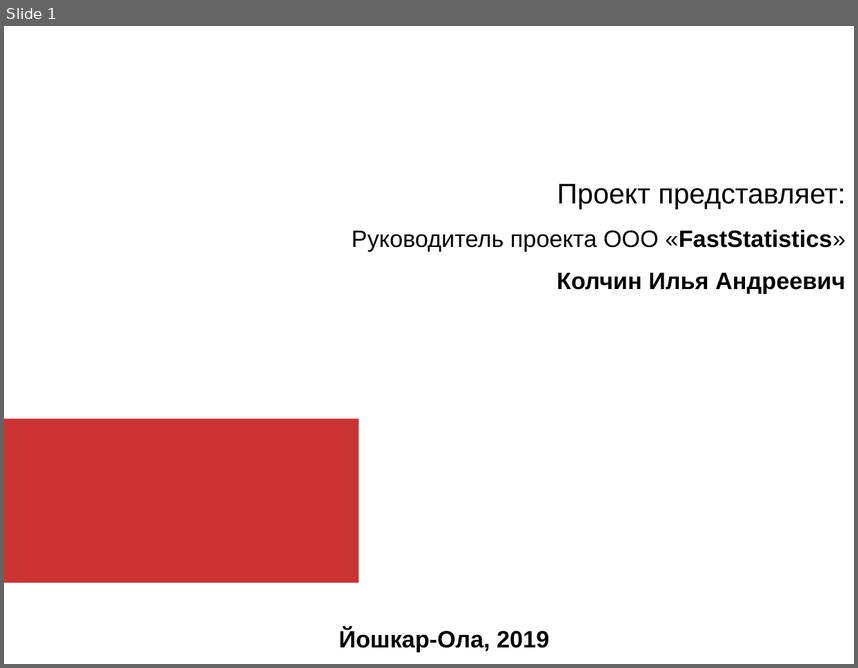
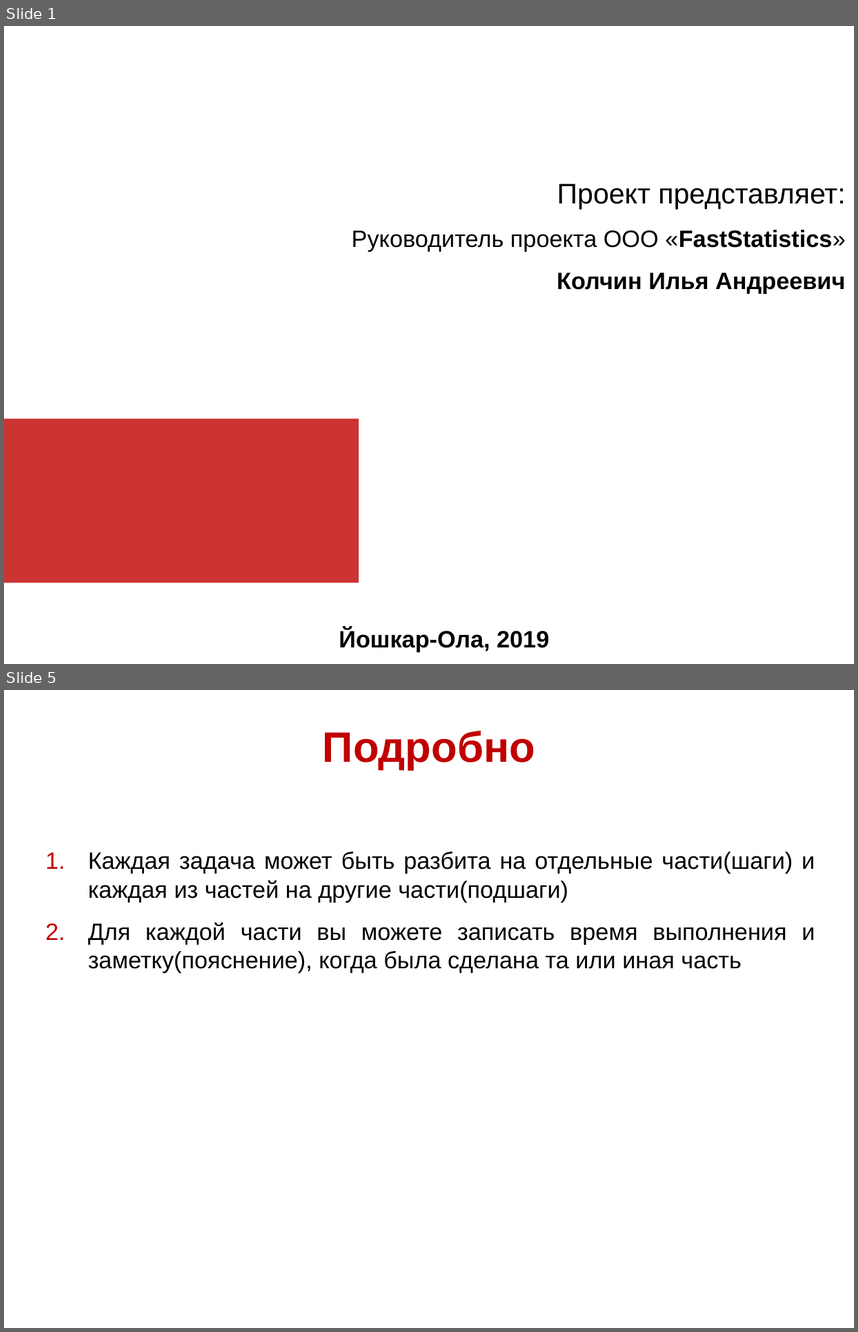
Before and after one commit to 7kia/InternetEntrepreneurship, a slide deck: Колчин.ppt. Shown one above the other, each under a label of ours: slide 1 before the commit, slides 1 and 5 after it; the slides between them are not shown. The pictures are 858x668 and 858x1332 pixels, drawn with LibreOffice and Linux fonts; fonts in the diff are those of the drawing; background and template pictures are left out. Boxes give left, top, right and bottom in pixels: in the first picture for what was removed or moved away, otherwise in the second. Text is boxed around its words. In the diff, an @@ line names an element or a change of style, - is before the commit and + after.

```diff
--- a/Колчин.ppt
+++ b/Колчин.ppt
@@ slide 5 added at (4,690,854,1328), background picture (left out) @@
@@ text added at (323,731,535,770), 36 pt, text #C00000, bold @@
+Подробно
@@ text added at (88,851,815,973), 20 pt, text #000000 @@
+1. Каждая задача может быть разбита на отдельные части(шаги) и каждая из частей на другие части(подшаги)
+2. Для каждой части вы можете записать время выполнения и заметку(пояснение), когда была сделана та или иная часть
```
Also in this commit, not shown: 1 slide changed, 5 other slides added, 7 slides removed, 1 other file.
